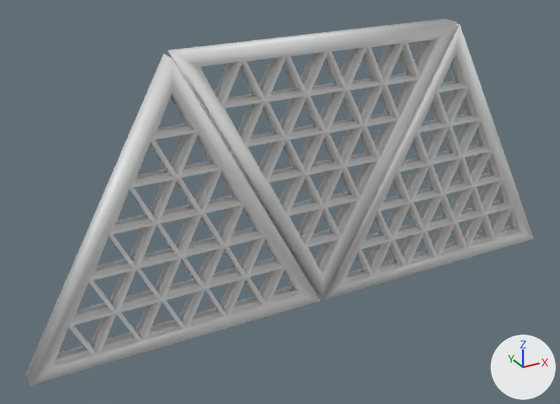
What one commit did to the OBJ model resources/models/barrier.obj.
Both versions are drawn from a 50 mm lens placed at (-97.6, -158.3, 108.3), pointed at (-10.5, 0.1, 29.1). Arrows for +X, +Y and +Z are at lower right; the lights stay in place. Where no turn or scale is listed for an object, it has been applied to the vertices.

The first picture shows 'barrier'.
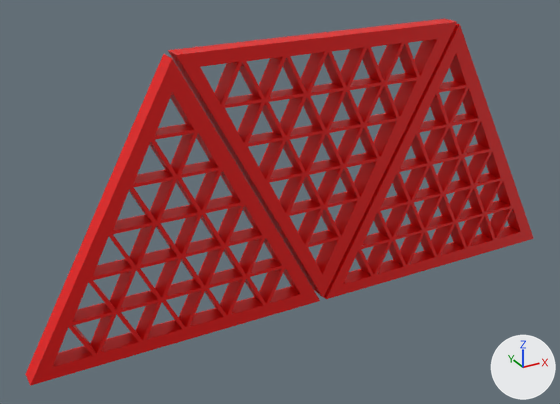
The newer file is also turned or shifted as a whole; pictures and numbers use the older file's frame.

Boxes [x1, y1, x2, y2] around the edits, measured in the pictures (560 x 404 px):
```json
{"object": "barrier", "change": "recoloured, shading changed", "before": [26, 19, 534, 386], "after": [26, 19, 534, 386], "on screen": "grey to red"}
```

Edits to the scene script, one JSON object a line:
```json
{"op": "add", "block": "mat_material_001", "code": ["mat_material_001 = principled_material('Material.001')", "mat_material_001.base_color = (0.8, 0.000694, 0.0)  # red #e70200"]}
{"block": "me_barrier", "where": "# used by ob_barrier; location = (0.0, 0.0, 0.0)"}
{"op": "remove", "block": "me_barrier", "code": "me_barrier.from_pydata(...)  # 666 vertices, 1752 faces; spans x -78.0..78.0, y -5.0..0.0, z 0.0..71.0"}
{"op": "add", "block": "me_barrier", "code": "me_barrier.from_pydata(...)  # 666 vertices, 1752 faces; spans x -77.0..77.0, y -5.0..0.0, z 0.0..71.0"}
{"block": "me_barrier", "change": "me_barrier part 1: edges marked sharp go from 0 to 999"}
{"op": "add", "block": "me_barrier", "code": "me_barrier.materials.append(mat_material_001)  # red #e70200"}
```
